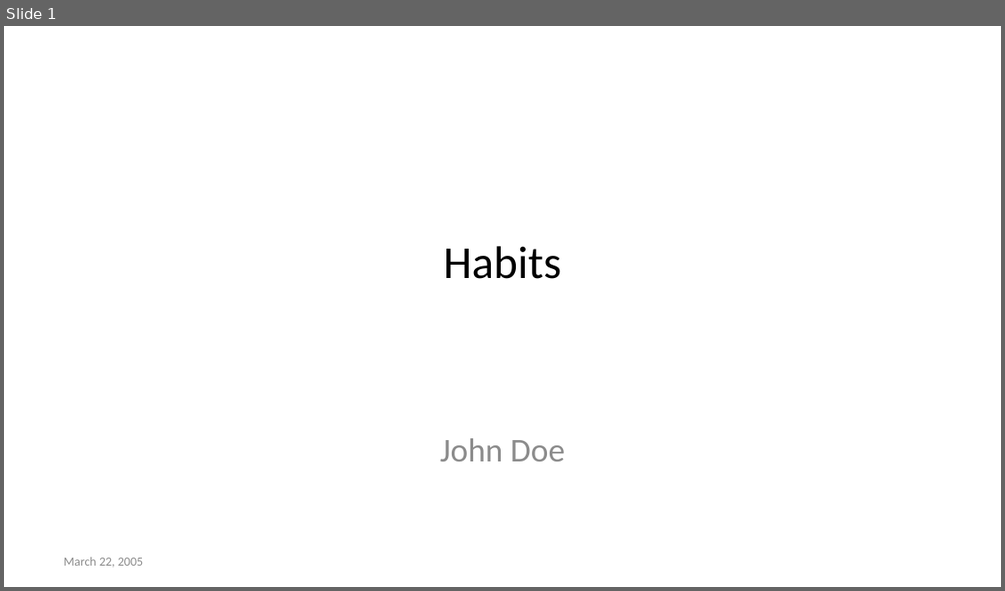
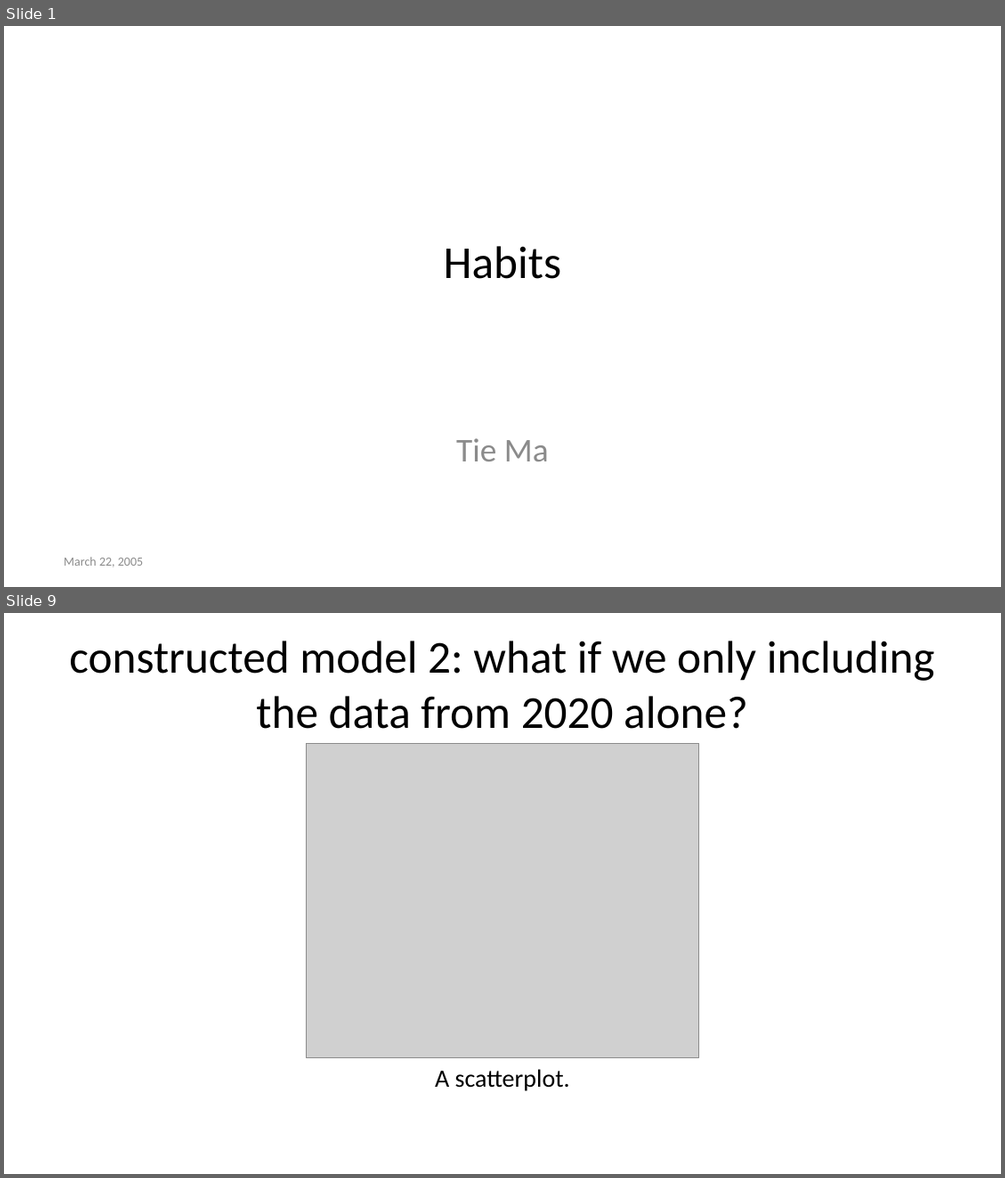
Before and after one commit to Allisterh/VAR_conditional_forecast-ECON-493-forcasting-economy, a slide deck: The research project/The_power_point.pptx. Shown one above the other, each under a label of ours: slide 1 before the commit, slides 1 and 9 after it; the slides between them are not shown. The pictures are 1005x591 and 1005x1178 pixels, drawn with LibreOffice and Linux fonts; fonts in the diff are those of the drawing; grey boxes stand for pictures. Boxes give left, top, right and bottom in pixels: in the first picture for what was removed or moved away, otherwise in the second. Text is boxed around its words. In the diff, an @@ line names an element or a change of style, - is before the commit and + after.

```diff
--- a/The research project/The_power_point.pptx
+++ b/The research project/The_power_point.pptx
@@ slide 9 added at (x1=4, y1=613, x2=1001, y2=1174), background #FFFFFF @@
@@ title added at (x1=69, y1=641, x2=935, y2=729), 33 pt, text #000000 @@
+constructed model 2: what if we only including the data from 2020 alone?
@@ picture added at (x1=306, y1=744, x2=699, y2=1058) @@
@@ text added at (x1=435, y1=1069, x2=570, y2=1091), 18 pt, text #000000 @@
+A scatterplot.
@@ slide 1 changed as well @@
@@ subtitle at (x1=456, y1=438, x2=549, y2=461): text changed @@
-John Doe
+Tie Ma
```
Also in this commit, not shown: 1 other slide changed, 11 other slides added, 6 slides removed, 7 other files.
